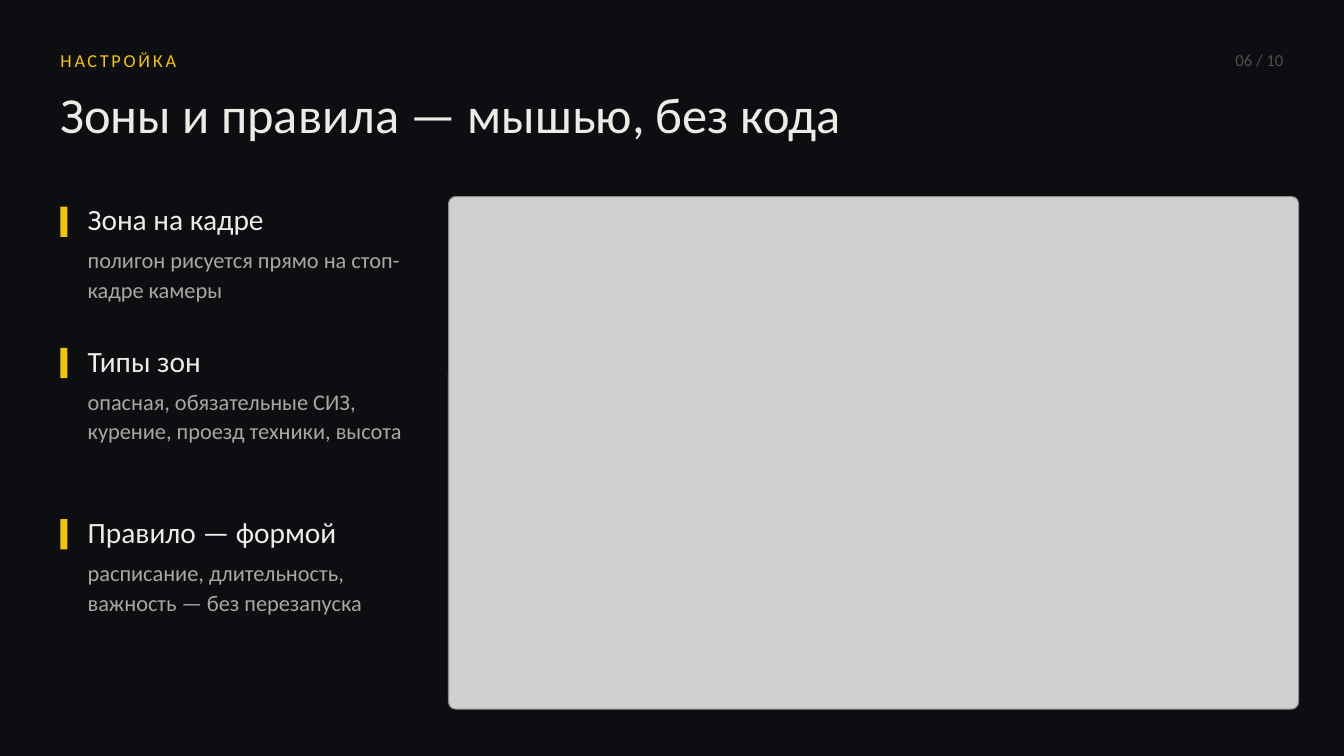
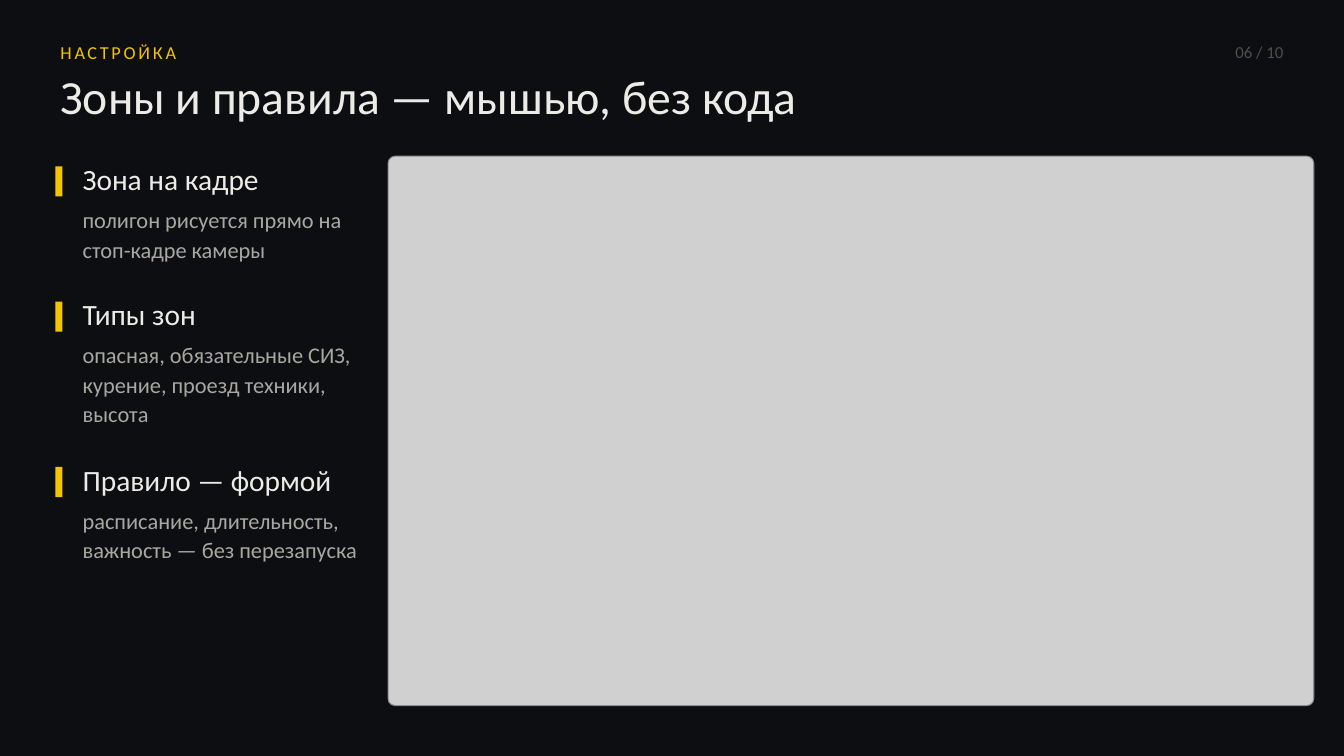
Before and after one commit to timur-nagimov/mospromhack, a slide deck: slide 6 of deliverables/presentation-v2/zazerkalye-v2.pptx. Drawn at 1344x756 pixels with LibreOffice and Linux fonts; fonts in the diff are those of the drawing; grey boxes stand for pictures. Boxes give left, top, right and bottom in pixels: in the first picture for what was removed or moved away, otherwise in the second. Text is boxed around its words. In the diff, an @@ line names an element or a change of style, - is before the commit and + after.

```diff
--- a/deliverables/presentation-v2/zazerkalye-v2.pptx
+++ b/deliverables/presentation-v2/zazerkalye-v2.pptx
@@ text "НАСТРОЙКА": place and size @@
-text "НАСТРОЙКА" at <box>60,52,176,67</box>
+text "НАСТРОЙКА" at <box>60,44,176,59</box>
@@ text "06 / 10": place and size @@
-text "06 / 10" at <box>1235,55,1283,66</box>
+text "06 / 10" at <box>1235,47,1283,58</box>
@@ text "Зоны и правила — мышью, ...": place and size @@
-text "Зоны и правила — мышью, ..." at <box>60,98,841,142</box>
+text "Зоны и правила — мышью, ..." at <box>60,81,796,122</box>
@@ text "Зоны и правила — мышью, ..." at <box>60,81,796,122</box>: size 36 to 34 pt @@
@@ rectangle: place and size @@
-rectangle at <box>60,207,68,237</box>
+rectangle at <box>55,166,63,197</box>
@@ text "Зона на кадре" rewrapped from <box>88,211,399,302</box> to <box>83,171,342,262</box> @@
@@ picture: place and size @@
-picture at <box>449,197,1299,709</box>
+picture at <box>388,156,1314,706</box>
@@ text "Типы зон" rewrapped from <box>88,353,402,443</box> to <box>83,306,350,422</box> @@
@@ rectangle: place and size @@
-rectangle at <box>60,348,68,378</box>
+rectangle at <box>55,301,63,332</box>
@@ rectangle: place and size @@
-rectangle at <box>60,519,68,549</box>
+rectangle at <box>55,467,63,497</box>
@@ text "Правило — формой": place and size @@
-text "Правило — формой" at <box>88,523,362,615</box>
+text "Правило — формой" at <box>83,471,357,562</box>
```
Also in this commit, not shown: 7 other slides changed, 13 other files.
